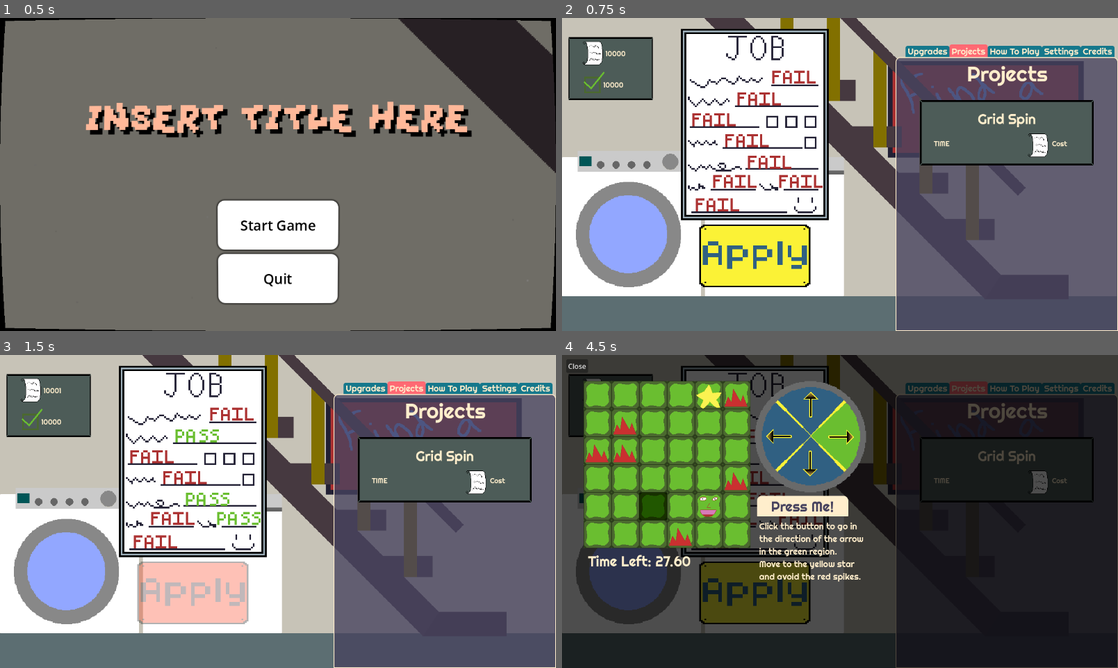
Above: before the commit, frames 1-4 (two rows, left to right).
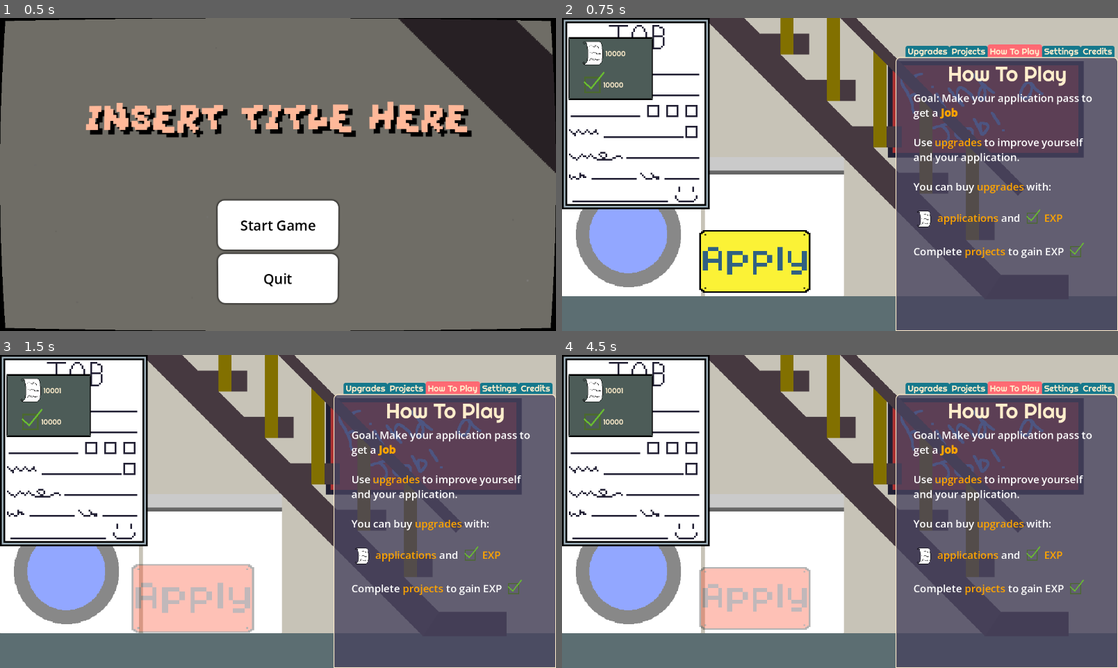
Above: after the commit, the same moments.

Repository: OrangePainting/in-this-economy
Game: Godot game, scene res://Scenes/main_menu.tscn
Two runs of this game, one before a commit and one after it. Both use one fixed random seed, a clock stepped at 60 frames per second and the inputs below.
Inputs (mouse positions are in pixels of both pictures, inside the frame that each line leads up to; where the layout moved, square brackets give the same spot in the first picture):
- Up to frame 1 (0.5 s): no input
- Up to frame 2 (0.75 s): click "Start Game" at 0.5 s
- Up to frame 3 (1.5 s): click (194, 599) [194, 592] at 1.25 s
- Up to frame 4 (4.5 s): click (1012, 470) at 2.02 s; click (801, 505) at 2.75 s, where only the run before the commit has a clickable "Press Me!"; click (756, 592) at 3.52 s; click (801, 505) at 4.25 s, where only the run before the commit has a clickable "Press Me!"

Frame 1 is identical in both runs. In frame 2, 32% of the frame differs, in the area x 0-96%, y 0-88%; in frame 3, 32%; in frame 4, 99%, in the area x 0-100%, y 0-100%.
Error after the commit: Invalid access to property or key 'game_over' on a base object of type 'null instance'. (res://Scripts/win_screen.gd:10)

Commit message:
Spin button more active, document animation bugged
Krish Konda
16:35 06/23/26

Made spin button more active, tried to make document coming towards player animation, but it's still a bit buggy, with game over issues and clone issues.

Diff:
--- a/Scenes/main.tscn
+++ b/Scenes/main.tscn
@@ -2,7 +2,6 @@
 
 [ext_resource type="Script" uid="uid://b5fltr16o0asa" path="res://Scripts/main.gd" id="1_jjgbg"]
 [ext_resource type="Texture2D" uid="uid://b0jnsbdhd5prs" path="res://Assets/Backgrounds/Background.png" id="2_21xkr"]
-[ext_resource type="PackedScene" uid="uid://cgl24f6nei8cg" path="res://Scenes/spinner_document.tscn" id="2_bo1nx"]
 [ext_resource type="PackedScene" uid="uid://c6qb6rri04mwx" path="res://Scenes/spin_button.tscn" id="3_8gbba"]
 [ext_resource type="PackedScene" uid="uid://uptjvgfhs45v" path="res://Scenes/ui_manager.tscn" id="4_jjvhh"]
 [ext_resource type="Texture2D" uid="uid://cothqtn6jyqy1" path="res://Assets/Buttons/SpinButton.png" id="5_6bp64"]
@@ -17,14 +16,11 @@
 texture = ExtResource("2_21xkr")
 centered = false
 
-[node name="SpinnerDocument" parent="." unique_id=918059454 instance=ExtResource("2_bo1nx")]
-position = Vector2(274, 25)
-
 [node name="SpinButton" parent="." unique_id=725249621 instance=ExtResource("3_8gbba")]
-offset_left = 316.0
-offset_top = 475.00003
-offset_right = 380.0
-offset_bottom = 523.0
+offset_left = 412.0
+offset_top = 536.0
+offset_right = 476.0
+offset_bottom = 584.0
 texture_disabled = ExtResource("5_6bp64")
 
 [node name="UIManager" parent="." unique_id=635049507 instance=ExtResource("4_jjvhh")]
@@ -38,7 +34,7 @@
 offset_bottom = 720.0
 color = Color(0, 0, 0, 0.5529412)
 
-[node name="WinScreen" parent="WinScreenBackground" unique_id=455014316 node_paths=PackedStringArray("main") instance=ExtResource("8_344ge")]
+[node name="WinScreen" parent="WinScreenBackground" unique_id=455014316 node_paths=PackedStringArray("main", "document") instance=ExtResource("8_344ge")]
 z_index = 5
 layout_mode = 1
 anchors_preset = 8
@@ -51,6 +47,9 @@
 offset_right = -20.0
 offset_bottom = -20.0
 main = NodePath("../..")
+document = NodePath("")
 
+[connection signal="mouse_entered" from="SpinButton" to="." method="_on_spin_button_mouse_entered"]
+[connection signal="mouse_exited" from="SpinButton" to="." method="_on_spin_button_mouse_exited"]
 [connection signal="pressed" from="SpinButton" to="." method="_on_spin_button_pressed"]
 [connection signal="auto_apply_complete" from="AutoApplyManager" to="UIManager" method="_on_auto_apply_complete"]
--- a/Scenes/project_template.tscn
+++ b/Scenes/project_template.tscn
@@ -7,6 +7,9 @@
 [ext_resource type="Texture2D" uid="uid://deyko3ipul5h2" path="res://Assets/Upgrade/UpgradeBackgroundClicked.png" id="3_s23ai"]
 [ext_resource type="Texture2D" uid="uid://bhm4ep11115sw" path="res://Assets/Upgrade/UpgradeBackground.png" id="4_56e2i"]
 [ext_resource type="Texture2D" uid="uid://cbisejasy1ncd" path="res://Assets/Upgrade/UpgradeBackgroundDisabled.png" id="5_1n841"]
+
+[sub_resource type="StyleBoxFlat" id="StyleBoxFlat_bgfvo"]
+bg_color = Color(0.24780053, 0.24780053, 0.24780053, 0.85)
 
 [node name="ProjectBackground" type="TextureButton" unique_id=792251440]
 custom_minimum_size = Vector2(100, 50)
@@ -18,6 +21,15 @@
 texture_hover = ExtResource("4_56e2i")
 texture_disabled = ExtResource("5_1n841")
 script = ExtResource("2_a2nrf")
+
+[node name="ProgressBar" type="Panel" parent="." unique_id=54327867]
+unique_name_in_owner = true
+layout_mode = 0
+offset_left = 4.0
+offset_top = 4.0
+offset_right = 396.0
+offset_bottom = 146.0
+theme_override_styles/panel = SubResource("StyleBoxFlat_bgfvo")
 
 [node name="HBoxContainer" type="VBoxContainer" parent="." unique_id=1471657201]
 layout_mode = 0
@@ -40,11 +52,6 @@
 layout_mode = 2
 alignment = 1
 
-[node name="TimeLabel" type="Label" parent="HBoxContainer/HBoxContainer" unique_id=1196465259]
-custom_minimum_size = Vector2(200, 0)
-layout_mode = 2
-text = "TIME"
-
 [node name="AppSprite" type="TextureRect" parent="HBoxContainer/HBoxContainer" unique_id=1218175432]
 layout_mode = 2
 texture = ExtResource("2_i0kc7")
--- a/Scenes/spin_button.tscn
+++ b/Scenes/spin_button.tscn
@@ -1,13 +1,17 @@
 [gd_scene format=3 uid="uid://c6qb6rri04mwx"]
 
-[ext_resource type="Texture2D" uid="uid://cothqtn6jyqy1" path="res://Assets/SpinButton.png" id="1_x5an3"]
-[ext_resource type="Texture2D" uid="uid://56gj3tx7j484" path="res://Assets/SpinButtonPressed.png" id="2_gntnl"]
-[ext_resource type="Texture2D" uid="uid://bi7q3s3hrw44e" path="res://Assets/SpinButtonHovered.png" id="3_w84tb"]
+[ext_resource type="Texture2D" uid="uid://cothqtn6jyqy1" path="res://Assets/Buttons/SpinButton.png" id="1_x5an3"]
+[ext_resource type="Texture2D" uid="uid://56gj3tx7j484" path="res://Assets/Buttons/SpinButtonPressed.png" id="2_gntnl"]
+[ext_resource type="Texture2D" uid="uid://bi7q3s3hrw44e" path="res://Assets/Buttons/SpinButtonHovered.png" id="3_w84tb"]
 
 [node name="SpinButton" type="TextureButton" unique_id=725249621]
-offset_right = 64.0
-offset_bottom = 48.0
+offset_left = -32.0
+offset_top = -24.0
+offset_right = 32.0
+offset_bottom = 24.0
 scale = Vector2(4, 3)
+pivot_offset_ratio = Vector2(0.5, 0.5)
 texture_normal = ExtResource("1_x5an3")
 texture_pressed = ExtResource("2_gntnl")
 texture_hover = ExtResource("3_w84tb")
+metadata/_edit_use_anchors_ = true
--- a/Scenes/tab_system.tscn
+++ b/Scenes/tab_system.tscn
@@ -26,7 +26,7 @@
 theme_override_font_sizes/font_size = 20
 theme_override_styles/panel = SubResource("StyleBoxFlat_4bjt4")
 tab_alignment = 2
-current_tab = 1
+current_tab = 2
 
 [node name="Upgrades" type="TabBar" parent="TabContainer" unique_id=1681068401]
 visible = false
@@ -61,6 +61,7 @@
 script = ExtResource("2_4bjt4")
 
 [node name="Projects" type="TabBar" parent="TabContainer" unique_id=719752810]
+visible = false
 layout_mode = 2
 metadata/_tab_index = 1
 
@@ -91,9 +92,35 @@
 script = ExtResource("3_rdeo7")
 
 [node name="How To Play" type="TabBar" parent="TabContainer" unique_id=447612872]
-visible = false
 layout_mode = 2
 metadata/_tab_index = 2
+
+[node name="HowToPlayLabel" type="Label" parent="TabContainer/How To Play" unique_id=168759463]
+layout_mode = 0
+offset_right = 510.0
+offset_bottom = 73.0
+theme = ExtResource("1_xwrfs")
+theme_override_font_sizes/font_size = 48
+text = "How To Play"
+horizontal_alignment = 1
+vertical_alignment = 1
+
+[node name="RichTextLabel" type="RichTextLabel" parent="TabContainer/How To Play" unique_id=1583463846]
+layout_mode = 0
+offset_left = 39.0
+offset_top = 75.0
+offset_right = 471.0
+offset_bottom = 568.0
+bbcode_enabled = true
+text = "[font_size=24]Goal: Make your application pass to get a [color=ORANGE][b]Job[/b][/color]
+
+Use [color=ORANGE]upgrades[/color] to improve yourself and your application.
+
+You can buy [color=ORANGE]upgrades[/color] with:
+
+[img=10%x10%]res://Assets/UI/ApplicationLogo.png[/img]  [color=ORANGE]applications[/color] and [img=10%x10%]res://Assets/UI/ExpLogo.png[/img] [color=ORANGE]EXP[/color]
+
+Complete [color=ORANGE]projects[/color] to gain EXP [img=10%x10%]res://Assets/UI/ExpLogo.png[/img][/font_size]"
 
 [node name="Settings" type="TabBar" parent="TabContainer" unique_id=597449230]
 visible = false
--- a/Scripts/Autoloads/global_data.gd
+++ b/Scripts/Autoloads/global_data.gd
@@ -3,6 +3,8 @@
 signal currency_changed
 
 var finished_game: bool = false
+
+var total_time: float = 0
 
 var total_apps: int = 10000
 var experience: int = 10000
@@ -53,14 +55,15 @@
 	}
 
 var num_results: int = 8
-var result_locations: Array[Vector2] = [Vector2(484, 116),
-										Vector2(404, 166),
-										Vector2(300, 214),
-										Vector2(376, 262),
-										Vector2(428, 312),
-										Vector2(348, 356),
-										Vector2(500, 356),
-										Vector2(308, 410)]
+var result_locations: Array[Vector2] = [Vector2(212.0, 92.0),
+										Vector2(132.0, 142.0),
+										Vector2(28.0, 190.0),
+										Vector2(104.0, 238.0),
+										Vector2(156.0, 288.0),
+										Vector2(76.0, 332.0),
+										Vector2(228.0, 332.0),
+										Vector2(36.0, 386.0)]
+
 # Current Result Placements:
 # - 484, 116
 # - 404, 166
--- a/Scripts/main.gd
+++ b/Scripts/main.gd
@@ -1,28 +1,22 @@
 extends Node2D
 
-signal game_over
+@onready var button = $SpinButton
+var button_rotate: bool
 
-const Result = preload("res://Scenes/result.tscn")
-var result_nodes: Array = []
-
-@onready var button = $SpinButton
+const SpinnerDocument = preload("res://Scenes/spinner_document.tscn")
 
 # Called when the node enters the scene tree for the first time.
 func _ready() -> void:
 	randomize()
 
-	for i in range(GlobalData.num_results): # maybe later make it alwwys the same and not have to creatre new ones each time by putting them in _ready()
-			var r = Result.instantiate()
-			r.add_to_group("Results")
-			r.position = GlobalData.result_locations[i]
-			add_child(r)
-			result_nodes.append(r)
+	var document = SpinnerDocument.instantiate()
+	add_child(document)
 
 	AudioController.play_in_game_music()
 
 # Called every frame. 'delta' is the elapsed time since the previous frame.
 func _process(delta: float) -> void:
-	pass
+	GlobalData.total_time += delta
 
 
 func _on_spin_button_pressed() -> void:
@@ -33,44 +27,11 @@
 	GlobalData.total_apps += 1
 	GlobalData.currency_changed.emit()
 
-	var results = generate_results(GlobalData.num_results)
-	var spin_time = GlobalData.stats["spin_time"]
+	find_child("SpinnerDocument").apply()
 
-	var num_flips = clamp(int(spin_time * 8.0), 8, 60)
-	var base_timings = generate_base_timings(num_flips, spin_time)
+func _on_spin_button_mouse_entered() -> void:
+	create_tween().tween_property(button, "scale", Vector2(4, 3) * 1.1, 0.1)
 
-	#base_timings.sort() # no need to sort again because we sort in the loop
-	var noise_amount = spin_time * 0.04
-	for i in range(GlobalData.num_results):
-		var noisy_times = base_timings.slice(0, -1).map(
-			func(t): return clamp(t + randf_range(-noise_amount, noise_amount), 0.0, spin_time))
-		noisy_times.append(spin_time + randf_range(-noise_amount * 2, noise_amount * 2))
-		noisy_times.sort()
-		result_nodes[i].spin_to_win(results[i], noisy_times)
 
-	await get_tree().create_timer(spin_time).timeout
-	if results.count(true) == 0: AudioController.play_spin_fail()
-	elif results.count(true) == 8:
-		AudioController.play_spin_all_pass()
-		game_over.emit()
-	else: AudioController.play_spin_pass()
-	button.disabled = false
-	button.modulate = Color.WHITE
-
-# used log function previously, but a power function is probably better and cleaner here
-# goal is to make a lot of flips at the beginning, flips become more sparse when nearing the end
-func generate_base_timings(num_flips: int, spin_time: float) -> Array[float]:
-	var timings: Array[float] = []
-	var power = 2.0
-
-	for i in range(1, num_flips + 1):
-		var linear_split = float(i) / float(num_flips)
-		var power_split = pow(linear_split, power)
-		timings.append(spin_time * power_split)
-
-	return timings
-
-func generate_results(num_results: int) -> Array[bool]:
-	var to_return: Array[bool] = []
-	for i in range(num_results): to_return.append(randf() < GlobalData.stats["pass_chance"])
-	return to_return
+func _on_spin_button_mouse_exited() -> void:
+	create_tween().tween_property(button, "scale", Vector2(4, 3), 0.1)
--- a/Scripts/project_template.gd
+++ b/Scripts/project_template.gd
@@ -1,17 +1,27 @@
 extends TextureButton
+
+var total_time: float
+var time_left: float
+var timer_tween: Tween
 
 # Called when the node enters the scene tree for the first time.
 func _ready() -> void:
 	pass
 
+func setup_timer(time: float) -> void:
+	total_time = time
+	time_left = time
+	if timer_tween: timer_tween.kill()
+	timer_tween = create_tween()
+	timer_tween.tween_callback(func(): queue_free()).set_delay(time) # timeout
 
 # Called every frame. 'delta' is the elapsed time since the previous frame.
 func _process(delta: float) -> void:
-	pass
+	time_left -= delta
+	%ProgressBar.scale.x = time_left / total_time
 
 func display_text(text: String) -> void:
 	%NameLabel.text = text
 
-
 func _on_pressed() -> void:
 	pass # Replace with function body.
--- a/Scripts/projects.gd
+++ b/Scripts/projects.gd
@@ -8,10 +8,12 @@
 func _ready() -> void:
 	var button = ProjectButton.instantiate()
 	button.display_text("Grid Spin")
-	button.pressed.connect(launch_grid_game)
+	button.pressed.connect(func(): launch_grid_game(button))
 	add_child(button)
+	button.setup_timer(10)
 
-func launch_grid_game() -> void:
+
+func launch_grid_game(button) -> void:
 	if overlay: return
 	overlay = CanvasLayer.new()
 	overlay.layer = 10
@@ -33,6 +35,9 @@
 	game.project_completed.connect(close)
 	overlay.add_child(game)
 
+	button.queue_free()
+
+
 func close() -> void:
 	if overlay:
 		overlay.queue_free()
--- /dev/null
+++ b/Scripts/spinner_document.gd
@@ -0,0 +1,77 @@
+extends Node2D
+
+signal game_over
+
+const Result = preload("res://Scenes/result.tscn")
+var result_nodes: Array = []
+
+@export var button: TextureButton
+
+# Called when the node enters the scene tree for the first time.
+func _ready() -> void:
+	position = Vector2(272, -440)
+	instantiate_result_nodes()
+
+func instantiate_result_nodes():
+	for i in range(GlobalData.num_results): # maybe later make it alwwys the same and not have to creatre new ones each time by putting them in _ready()
+			var r = Result.instantiate()
+			r.add_to_group("Results")
+			r.position = GlobalData.result_locations[i]
+			add_child(r)
+			result_nodes.append(r)
+
+func apply():
+	var results = generate_results(GlobalData.num_results)
+	var spin_time = GlobalData.stats["spin_time"]
+
+	var num_flips = clamp(int(spin_time * 8.0), 8, 60)
+	var base_timings = generate_base_timings(num_flips, spin_time)
+
+	#base_timings.sort() # no need to sort again because we sort in the loop
+	var noise_amount = spin_time * 0.04
+	for i in range(GlobalData.num_results):
+		var noisy_times = base_timings.slice(0, -1).map(
+			func(t): return clamp(t + randf_range(-noise_amount, noise_amount), 0.0, spin_time))
+		noisy_times.append(spin_time + randf_range(-noise_amount * 2, noise_amount * 2))
+		noisy_times.sort()
+		result_nodes[i].spin_to_win(results[i], noisy_times)
+
+	play_document_animation()
+
+	await get_tree().create_timer(spin_time).timeout
+	if results.count(true) == 0: AudioController.play_spin_fail()
+	elif results.count(true) == 8:
+		AudioController.play_spin_all_pass()
+		game_over.emit()
+	else: AudioController.play_spin_pass()
+	button.disabled = false
+	button.modulate = Color.WHITE
+
+func play_document_animation():
+	# fall down to original position
+	# tween to slight rotation angle
+	create_tween().tween_property(self, "position", Vector2(272, 25), GlobalData.stats["spin_time"]).set_trans(Tween.TRANS_CUBIC).set_ease(Tween.EASE_OUT)
+	create_tween().tween_property(self, "rotation_degrees", randf_range(-5, 5), GlobalData.stats["spin_time"]).set_trans(Tween.TRANS_CUBIC).set_ease(Tween.EASE_OUT)
+
+# used log function previously, but a power function is probably better and cleaner here
+# goal is to make a lot of flips at the beginning, flips become more sparse when nearing the end
+func generate_base_timings(num_flips: int, spin_time: float) -> Array[float]:
+	var timings: Array[float] = []
+	var power = 2.0
+
+	for i in range(1, num_flips + 1):
+		var linear_split = float(i) / float(num_flips)
+		var power_split = pow(linear_split, power)
+		timings.append(spin_time * power_split)
+
+	return timings
+
+func generate_results(num_results: int) -> Array[bool]:
+	var to_return: Array[bool] = []
+	for i in range(num_results): to_return.append(randf() < GlobalData.stats["pass_chance"])
+	return to_return
+
+
+# Called every frame. 'delta' is the elapsed time since the previous frame.
+func _process(delta: float) -> void:
+	pass
--- a/Scripts/win_screen.gd
+++ b/Scripts/win_screen.gd
@@ -1,12 +1,13 @@
 extends Control
 
 @export var main: Node2D
+@export var document: Node2D
 
 # Called when the node enters the scene tree for the first time.
 func _ready() -> void:
 	%WinScreenBackground.hide()
 	%PanelContainer.hide()
-	main.game_over.connect(on_game_over)
+	document.game_over.connect(on_game_over)
 
 
 
Not shown, added: Scripts/spinner_document.gd.uid
